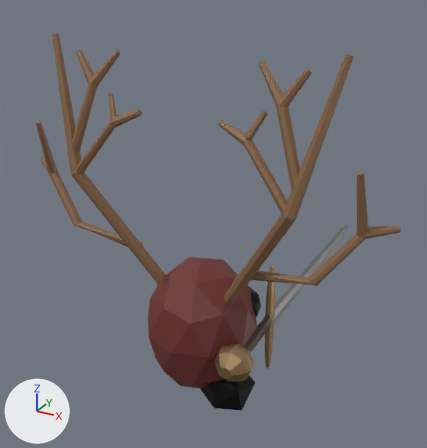
A saved change to the glTF model public/models/azuki_king.glb.
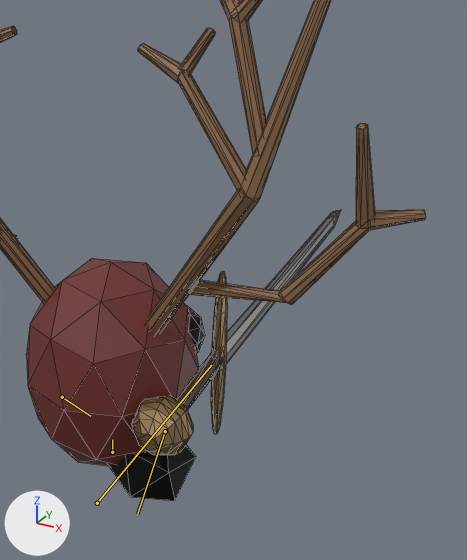
Each version appears first whole from a 50 mm camera at (4.49, -7.75, 7.18) aimed at (-0.65, 1.61, 2.5), and next in a close-up on the part from 31% to 100% of the width and 21% to 100% of the height. Every picture has the same lights, and +X, +Y and +Z are marked at lower left. Both versions are drawn at frame 7 of the action 'Walk'; the numbers are the values there. The bones that bend it are drawn over the model as lines in the close-ups. The close-ups show mesh edges as thin lines.

Names of what the first close-up shows: 'Body', 'Leg.R', 'Spear'.
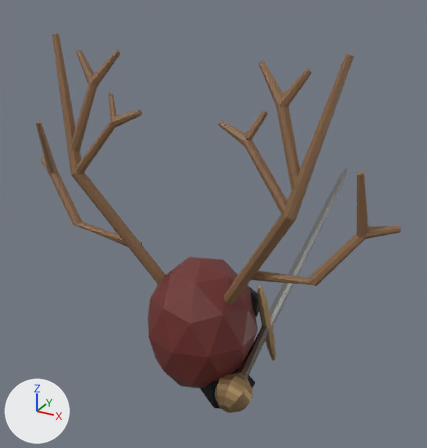
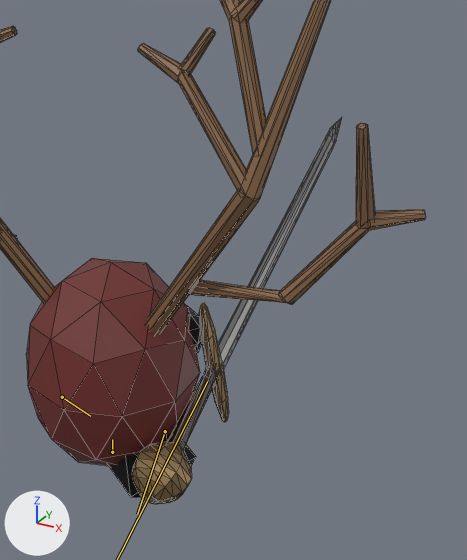
Changed parts and their boxes (x1, y1, x2, y2) in the close-ups (467 x 560 px):
'Spear', posed (58% taller): before (131, 210, 341, 455); after (132, 117, 342, 504)
'Leg.R', unchanged, covered by the edit: before (108, 445, 196, 501); after (108, 433, 196, 498)

The change in detail:
Bone 'Spear' (bone_spear) moves from (0.0, 0.0, -0.09) to (0.0, 0.092, -1.194).
Bone 'Spear' (bone_spear) turns from (1, 0, 0) to (22, 0, 0) degrees about its own x, y and z.
